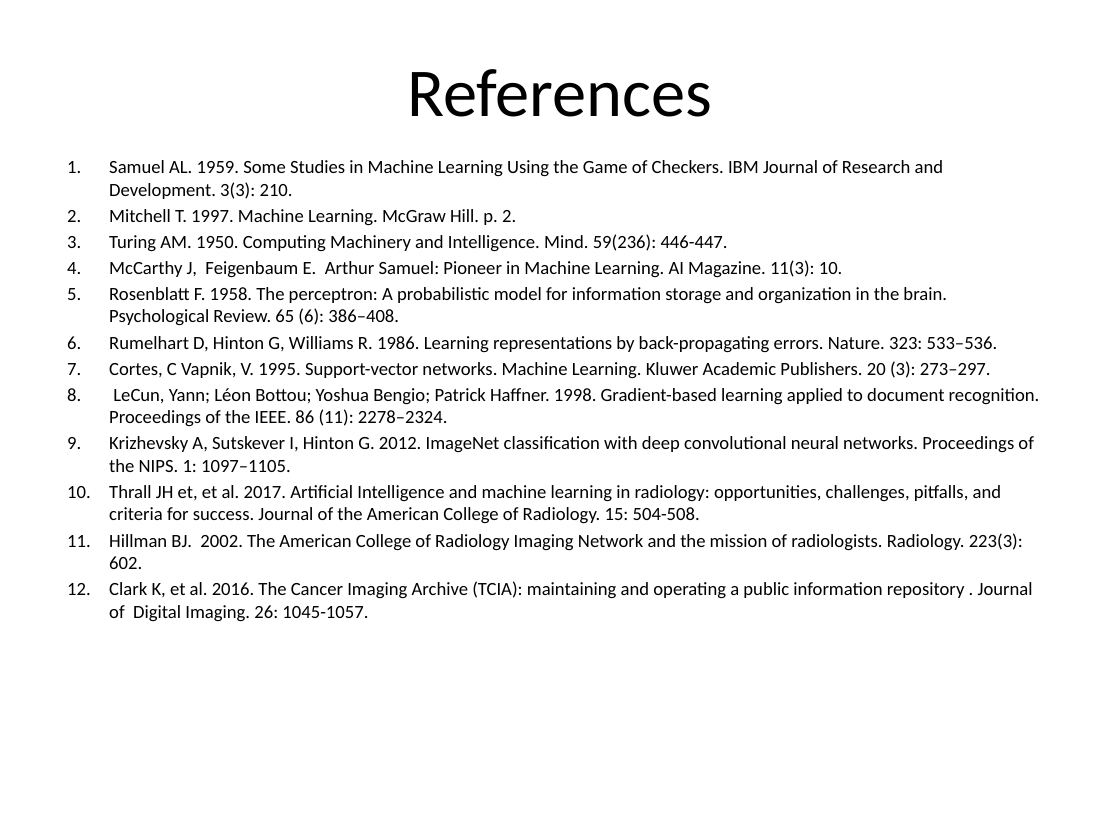
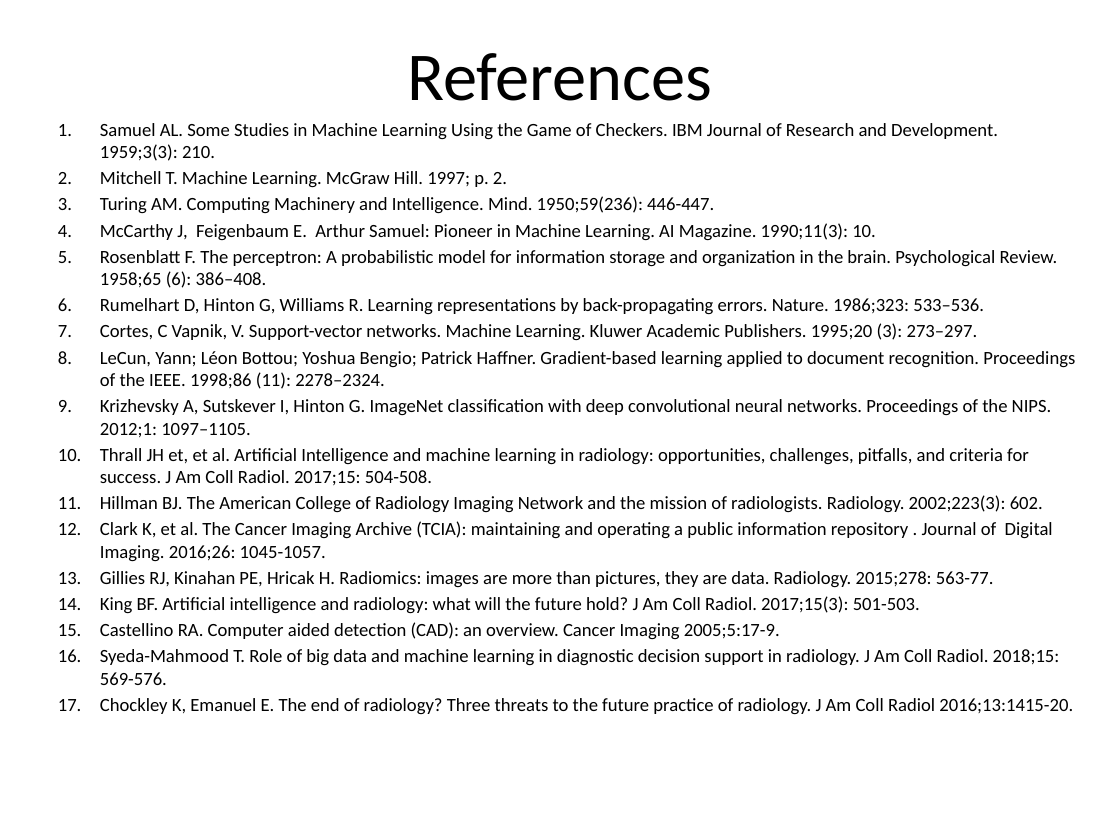
Before and after one commit to WendaZ/PyCharm_data, a slide deck: slide 23 of Machine Learning in Medical Imaging.pptx (slide 19 before the commit). Drawn at 1120x840 pixels with LibreOffice and Linux fonts; fonts in the diff are those of the drawing. Boxes give left, top, right and bottom in pixels: in the first picture for what was removed or moved away, otherwise in the second. Text is boxed around its words. In the diff, an @@ line names an element or a change of style, - is before the commit and + after.

Commit message:
ppt

```diff
--- a/Machine Learning in Medical Imaging.pptx
+++ b/Machine Learning in Medical Imaging.pptx
@@ title "References": place and size @@
-title "References" at [407,69,712,117]
+title "References" at [407,53,712,101]
@@ text at [100,123,1075,715]: text changed @@
-1. Samuel AL. 1959. Some Studies in Machine Learning Using the Game of Checkers. IBM Journal of Research and Development. 3(3): 210.
-2. Mitchell T. 1997. Machine Learning. McGraw Hill. p. 2.
-3. Turing AM. 1950. Computing Machinery and Intelligence. Mind. 59(236): 446-447.
-4. McCarthy J, Feigenbaum E. Arthur Samuel: Pioneer in Machine Learning. AI Magazine. 11(3): 10.
-5. Rosenblatt F. 1958. The perceptron: A probabilistic model for information storage and organization in the brain. Psychological Review. 65 (6): 386–408.
-6. Rumelhart D, Hinton G, Williams R. 1986. Learning representations by back-propagating errors. Nature. 323: 533–536.
-7. Cortes, C Vapnik, V. 1995. Support-vector networks. Machine Learning. Kluwer Academic Publishers. 20 (3): 273–297.
-8. LeCun, Yann; Léon Bottou; Yoshua Bengio; Patrick Haffner. 1998. Gradient-based learning applied to document recognition. Proceedings of the IEEE. 86 (11): 2278–2324.
-9. Krizhevsky A, Sutskever I, Hinton G. 2012. ImageNet classification with deep convolutional neural networks. Proceedings of the NIPS. 1: 1097–1105.
-10. Thrall JH et, et al. 2017. Artificial Intelligence and machine learning in radiology: opportunities, challenges, pitfalls, and criteria for success. Journal of the American College of Radiology. 15: 504-508.
-11. Hillman BJ. 2002. The American College of Radiology Imaging Network and the mission of radiologists. Radiology. 223(3): 602.
-12. Clark K, et al. 2016. The Cancer Imaging Archive (TCIA): maintaining and operating a public information repository . Journal of Digital Imaging. 26: 1045-1057.
+1. Samuel AL. Some Studies in Machine Learning Using the Game of Checkers. IBM Journal of Research and Development. 1959;3(3): 210.
+2. Mitchell T. Machine Learning. McGraw Hill. 1997; p. 2.
+3. Turing AM. Computing Machinery and Intelligence. Mind. 1950;59(236): 446-447.
+4. McCarthy J, Feigenbaum E. Arthur Samuel: Pioneer in Machine Learning. AI Magazine. 1990;11(3): 10.
+5. Rosenblatt F. The perceptron: A probabilistic model for information storage and organization in the brain. Psychological Review. 1958;65 (6): 386–408.
+6. Rumelhart D, Hinton G, Williams R. Learning representations by back-propagating errors. Nature. 1986;323: 533–536.
+7. Cortes, C Vapnik, V. Support-vector networks. Machine Learning. Kluwer Academic Publishers. 1995;20 (3): 273–297.
+8. LeCun, Yann; Léon Bottou; Yoshua Bengio; Patrick Haffner. Gradient-based learning applied to document recognition. Proceedings of the IEEE. 1998;86 (11): 2278–2324.
+9. Krizhevsky A, Sutskever I, Hinton G. ImageNet classification with deep convolutional neural networks. Proceedings of the NIPS. 2012;1: 1097–1105.
+10. Thrall JH et, et al. Artificial Intelligence and machine learning in radiology: opportunities, challenges, pitfalls, and criteria for success. J Am Coll Radiol. 2017;15: 504-508.
+11. Hillman BJ. The American College of Radiology Imaging Network and the mission of radiologists. Radiology. 2002;223(3): 602.
+12. Clark K, et al. The Cancer Imaging Archive (TCIA): maintaining and operating a public information repository . Journal of Digital Imaging. 2016;26: 1045-1057.
+13. Gillies RJ, Kinahan PE, Hricak H. Radiomics: images are more than pictures, they are data. Radiology. 2015;278: 563-77.
+14. King BF. Artificial intelligence and radiology: what will the future hold? J Am Coll Radiol. 2017;15(3): 501-503.
+15. Castellino RA. Computer aided detection (CAD): an overview. Cancer Imaging 2005;5:17-9.
+16. Syeda-Mahmood T. Role of big data and machine learning in diagnostic decision support in radiology. J Am Coll Radiol. 2018;15: 569-576.
+17. Chockley K, Emanuel E. The end of radiology? Three threats to the future practice of radiology. J Am Coll Radiol 2016;13:1415-20.
```
Also in this commit, not shown: 3 other slides changed, 4 slides added.
